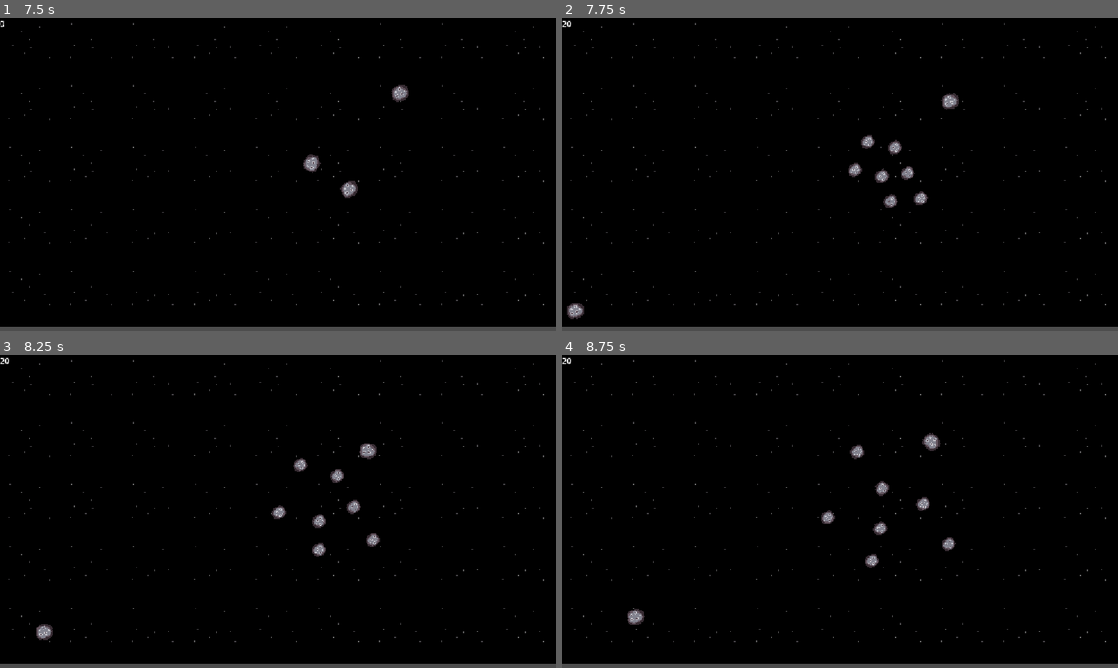
Above: before the commit, frames 1-4 (two rows, left to right).
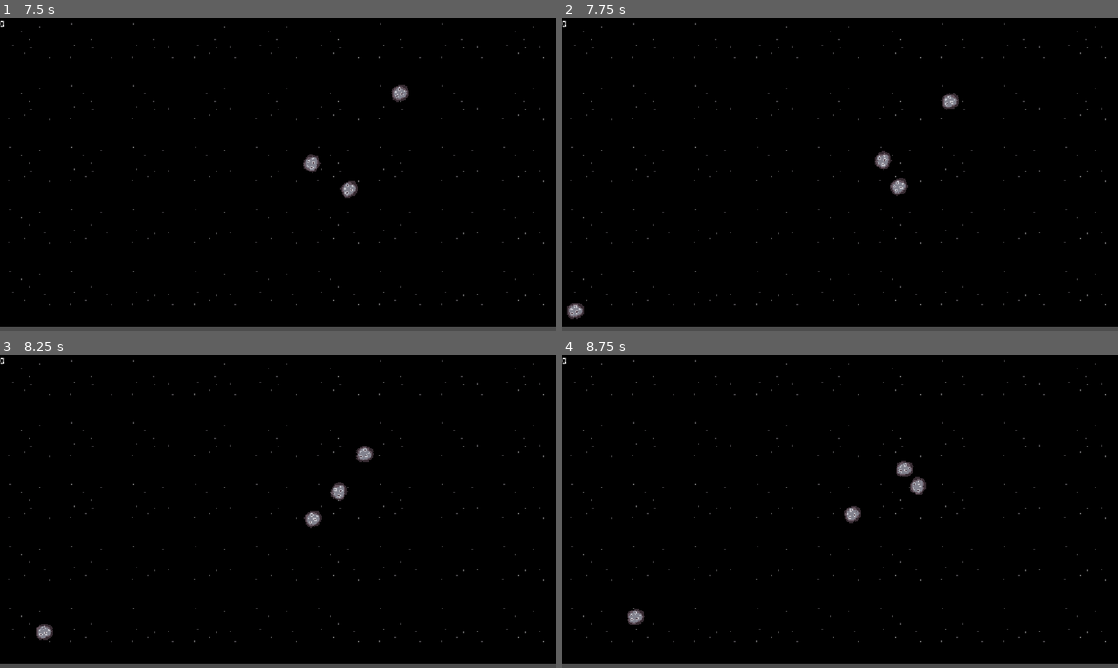
Above: after the commit, the same moments.

Repository: alanva36/vertex-godot-course-game
Game: Godot game, scene res://scenes/levels/main.tscn
The game is run twice, just before and just after one commit, with the same random seed, the same clock (stepped at 60 frames per second) and the same inputs.
Inputs:
- Up to frame 1 (7.5 s): tap Enter at 0.5 s; hold D (player_right) 0.53-1.28 s; hold Space (player_shoot) 0.53-1.28 s; hold A (player_left) 1.28-2.03 s; tap Space (player_shoot) every 1.5 s from 1.35 to 7.35 s; hold D (player_right) 2.03-2.78 s; hold Space (player_shoot) 2.03-2.78 s; hold W (player_forward) 2.78-3.53 s; hold Space (player_shoot) 3.53-4.28 s; hold A (player_left) 3.53-5.78 s; hold Space (player_shoot) 5.03-5.78 s; hold D (player_right) 5.78-6.53 s; hold W (player_forward) 6.53-7.28 s; hold Space (player_shoot) 6.53-7.28 s; hold D (player_right) from 7.28 s (still down)
- Up to frame 2 (7.75 s): keep holding D (player_right)
- Up to frame 3 (8.25 s): release D (player_right) at 8.03 s; hold A (player_left) from 8.03 s (still down); hold Space (player_shoot) from 8.03 s (still down)
- Up to frame 4 (8.75 s): keep holding A (player_left); keep holding Space (player_shoot)

Frame 1 is identical in both runs. In frame 2, 0.9% of the frame differs, in the area x 0-66%, y 0-61%; in frame 3, 1.0%; in frame 4, 1.1%, in the area x 0-71%, y 0-68%.

Commit message:
change collider to circle

Diff:
--- a/scenes/asteroid/asteroid.gd
+++ b/scenes/asteroid/asteroid.gd
@@ -1,9 +1,9 @@
 extends RigidBody2D
 
-const BASE_SIZE: float = 64.0
-const MIN_SPLIT_SIZE: float = 40.0
+const BASE_RADIUS: float = 20.0
+const MIN_SPLIT_SIZE: float = 5.0
 
-@export var size: float = BASE_SIZE
+@export var radius: float = BASE_RADIUS
 @export var starting_velocity: Vector2
 @export var apply_starting_velocity: bool = false
 
@@ -25,7 +25,7 @@
 
 
 func on_body_entered(body: Node) -> void:
-	if body is RigidBody2D and body.linear_velocity.length() > 1.25 * size:
+	if body is RigidBody2D and body.linear_velocity.length() > 1.25 * radius:
 		split()
 
 
@@ -47,39 +47,39 @@
 	GameManager.add_score(10);
 
 	queue_free()
-	var next_size: float = size / 1.25
-	if next_size >= MIN_SPLIT_SIZE:
+	var next_radius: float = radius / 1.25
+	if next_radius >= MIN_SPLIT_SIZE:
 		var starting_angle: float = randf() * TAU
 		var parts_count: int = randi_range(2, 5)
 		var per_part_angle: float = TAU / parts_count
 
 		for i in range(parts_count):
 			var direction := Vector2.from_angle(starting_angle + i * per_part_angle)
-			call_deferred("instantiate_asteroid", global_position, direction * size, next_size)
+			call_deferred("instantiate_asteroid", global_position, direction * radius, next_radius)
 
 	# hide()
 	# await get_tree().physics_frame
 
 
 func instantiate_asteroid(
-		desired_position: Vector2, desired_velocity: Vector2, new_size: float
+		desired_position: Vector2, desired_velocity: Vector2, new_radius: float
 	) -> void:
 	var asteroid_scene: PackedScene = load(scene_file_path)
 	var asteroid_node: RigidBody2D = asteroid_scene.instantiate()
 
 	var body_shape: CollisionShape2D = asteroid_node.get_node("CollisionShape2D")
 	body_shape.shape = body_shape.shape.duplicate()
-	body_shape.shape.size = Vector2(new_size, new_size)
+	body_shape.shape.radius = new_radius
 
 	var detector_shape: CollisionShape2D = asteroid_node.get_node("Detector/CollisionShape2D")
 	detector_shape.shape = body_shape.shape
-	detector_shape.shape.size = Vector2(new_size, new_size)
+	detector_shape.shape.radius = new_radius
 
-	var scale_factor: float = new_size / BASE_SIZE
+	var scale_factor: float = new_radius / BASE_RADIUS
 	asteroid_node.get_node("Sprite2D").scale = Vector2(scale_factor, scale_factor)
-	asteroid_node.size = new_size
+	asteroid_node.radius = new_radius
 
-	var spawn_offset := desired_velocity.normalized() * (new_size * 0.6)
+	var spawn_offset := desired_velocity.normalized() * (new_radius * 0.6)
 	asteroid_node.global_position = desired_position + spawn_offset
 	print(desired_velocity)
 	asteroid_node.linear_velocity += desired_velocity
--- a/scenes/asteroid/asteroid.tscn
+++ b/scenes/asteroid/asteroid.tscn
@@ -6,8 +6,11 @@
 [sub_resource type="PhysicsMaterial" id="PhysicsMaterial_pxvi8"]
 bounce = 1.0
 
-[sub_resource type="RectangleShape2D" id="RectangleShape2D_j1t37"]
-size = Vector2(64, 64)
+[sub_resource type="CircleShape2D" id="CircleShape2D_8vhx7"]
+radius = 20.0
+
+[sub_resource type="CircleShape2D" id="CircleShape2D_efclr"]
+radius = 20.0
 
 [node name="Asteroid" type="RigidBody2D" unique_id=1386915693]
 collision_layer = 4
@@ -18,7 +21,7 @@
 script = ExtResource("1_j1t37")
 
 [node name="CollisionShape2D" type="CollisionShape2D" parent="." unique_id=1927359310]
-shape = SubResource("RectangleShape2D_j1t37")
+shape = SubResource("CircleShape2D_8vhx7")
 
 [node name="Sprite2D" type="Sprite2D" parent="." unique_id=469942340]
 texture = ExtResource("2_j1t37")
@@ -28,7 +31,7 @@
 collision_mask = 3
 
 [node name="CollisionShape2D" type="CollisionShape2D" parent="Detector" unique_id=1305878779]
-shape = SubResource("RectangleShape2D_j1t37")
+shape = SubResource("CircleShape2D_efclr")
 
 [connection signal="body_entered" from="." to="." method="on_body_entered"]
 [connection signal="area_entered" from="Detector" to="." method="_on_detector_area_entered"]
